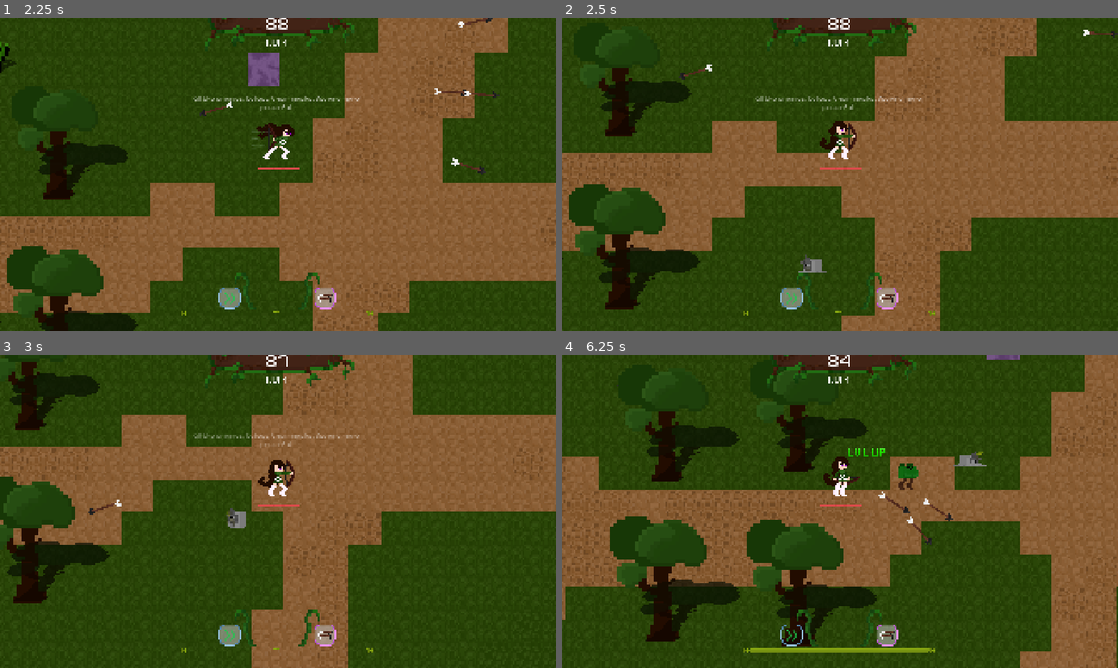
Above: before the commit, frames 1-4 (two rows, left to right).
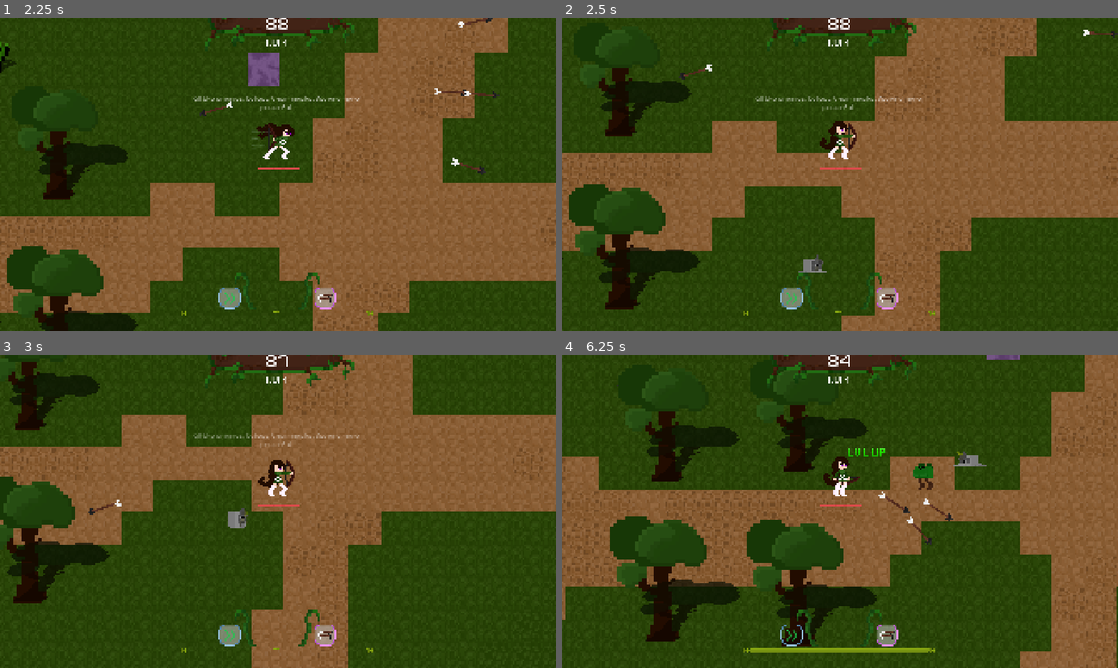
Above: after the commit, the same moments.

Repository: VentsislavPeev/gamejam-2026
Game: Godot game, scene res://src/ui/main_menu.tscn
The game is run twice, just before and just after one commit, with the same random seed, the same clock (stepped at 60 frames per second) and the same inputs.
Inputs (mouse positions are in pixels of both pictures, inside the frame that each line leads up to):
- Up to frame 1 (2.25 s): click (211, 161) at 0.5 s; move the mouse to (400, 158) at 1.27 s; hold D (move_right) 1.28-2.03 s; tap Space (shoot) at 1.35 s; click (400, 158) at 1.42 s; move the mouse to (166, 190) at 2.02 s; hold S (move_down) from 2.03 s (still down); right-click (166, 190) at 2.1 s
- Up to frame 2 (2.5 s): keep holding S (move_down); tap Space (shoot) at 2.3 s
- Up to frame 3 (3 s): move the mouse to (333, 442) at 2.77 s; release S (move_down) at 2.78 s; hold D (move_right) from 2.78 s (still down); tap Space (shoot) at 2.85 s
- Up to frame 4 (6.25 s): move the mouse to (812, 574) at 3.52 s; release D (move_right) at 3.53 s; hold W (move_up) 3.53-4.28 s; tap Space (shoot) at 3.6, 4.55, 5.1, 5.85 s; click (812, 574) at 3.67 s; move the mouse to (1006, 558) at 4.27 s; hold A (move_left) 4.28-5.78 s; right-click (1006, 558) at 4.35 s; move the mouse to (673, 464) at 5.02 s; move the mouse to (867, 511) at 5.77 s; hold S (move_down) from 5.78 s (still down); click (867, 511) at 5.92 s

Frame 1 is identical in both runs. In frame 2, 0.1% of the frame differs, in the area x 42-48%, y 75-82%; in frame 3, 0.1%; in frame 4, 0.5%, in the area x 60-77%, y 30-44%.

Commit message:
player death & enemy movement fix

Diff:
--- a/src/actors/enemy.gd
+++ b/src/actors/enemy.gd
@@ -11,6 +11,7 @@
 var dot_active = false;
 var item_scene := preload("res://src/actors/item.tscn")
 var knockback_vector = Vector2.ZERO
+var is_death = false
 
 @onready var player = get_node("/root/Game/Player")
 @onready var main_scene = get_node("/root/Game")
@@ -26,11 +27,15 @@
 	health = max_health
 
 func _physics_process(delta: float):
+
+	if is_death:
+		return
+
 	# 1. Calculate direction once
 	var direction_to_player = global_position.direction_to(player.global_position)
 
 	# 2. Handle sprite flipping
-	animated_sprite.flip_h = direction_to_player.x < 0
+	animated_sprite.flip_h = direction_to_player.x > 0
 
 	# 3. Combine normal movement AND knockback
 	var normal_velocity = direction_to_player * move_speed
@@ -42,14 +47,14 @@
 	# 5. Decay knockback over time
 	if knockback_vector != Vector2.ZERO:
 		knockback_vector = knockback_vector.move_toward(Vector2.ZERO, 500 * delta)
+
 func take_fire_dmg(duration: float = 3.0, tick: float = 1.0) -> void:
 	if dot_active:
 		return
 	dot_active = true
 	animated_sprite.play('burning')
 	burning_enemy_sound.play()
-	#await get_tree().create_timer(0.1).timeout
-	print('Burnt')
+
 	var elapsed := 0.0
 	while elapsed < duration and is_inside_tree():
 		take_dmg() #changeble
@@ -73,6 +78,7 @@
 
 func die():
 	#enemy_kill
+	is_death = true
 	player.gain_experience(drop_exp)
 	player.gain_score(drop_score)
 	enemy_kill_sound.play()
--- a/src/actors/giant_enemy_trees.tscn
+++ b/src/actors/giant_enemy_trees.tscn
@@ -158,6 +158,7 @@
 position = Vector2(11, -85.00001)
 scale = Vector2(14, 14)
 sprite_frames = SubResource("SpriteFrames_xwthg")
+animation = &"death"
 autoplay = "default"
 flip_h = true
 
--- a/src/actors/player.gd
+++ b/src/actors/player.gd
@@ -110,12 +110,11 @@
 	is_dead = true
 	animated_sprite.play('die')
 	await animated_sprite.animation_finished
-	print("Animation finished!")   # <--- And this
 	#add die sound
 	#player_death_sound.play()
 	#await sound
+	animated_sprite.play("dead")
 	game.game_over()
-	queue_free()
 
 func perform_dash(dash_direction: Vector2):
 	dashed.emit(dash_cooldown)
--- a/src/actors/player.tscn
+++ b/src/actors/player.tscn
@@ -56,6 +56,10 @@
 atlas = ExtResource("2_1oxso")
 region = Rect2(0, 288, 32, 32)
 
+[sub_resource type="AtlasTexture" id="AtlasTexture_mtsme"]
+atlas = ExtResource("3_urqtb")
+region = Rect2(0, 420, 32, 28)
+
 [sub_resource type="AtlasTexture" id="AtlasTexture_jfnme"]
 atlas = ExtResource("3_urqtb")
 region = Rect2(0, 0, 32, 32)
@@ -215,6 +219,14 @@
 }],
 "loop": false,
 "name": &"dash",
+"speed": 5.0
+}, {
+"frames": [{
+"duration": 1.0,
+"texture": SubResource("AtlasTexture_mtsme")
+}],
+"loop": true,
+"name": &"dead",
 "speed": 5.0
 }, {
 "frames": [{
@@ -402,10 +414,8 @@
 position = Vector2(0.9999924, -68)
 scale = Vector2(5.840909, 5.840909)
 sprite_frames = SubResource("SpriteFrames_l3h4q")
-animation = &"shoot"
+animation = &"dead"
 autoplay = "shoot"
-frame = 13
-frame_progress = 1.0
 
 [node name="Camera2D" type="Camera2D" parent="." unique_id=470462921]
 position = Vector2(0, 71)
Not shown: 1 places in src/actors/player.tscn that only renumber resources
Not shown, changed: src/.DS_Store
